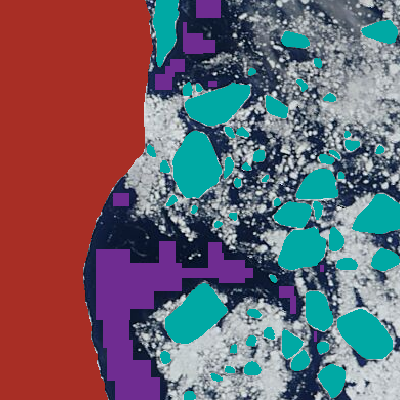
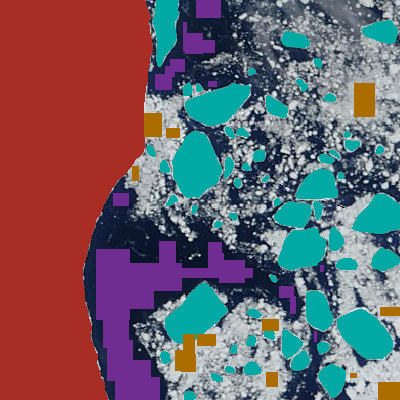
The second (400, 400) image is a revision of the first. Changes to its layers:
added layer "ice samples" (2nd of 2) above "ice floes" over [132, 83, 400, 400]
